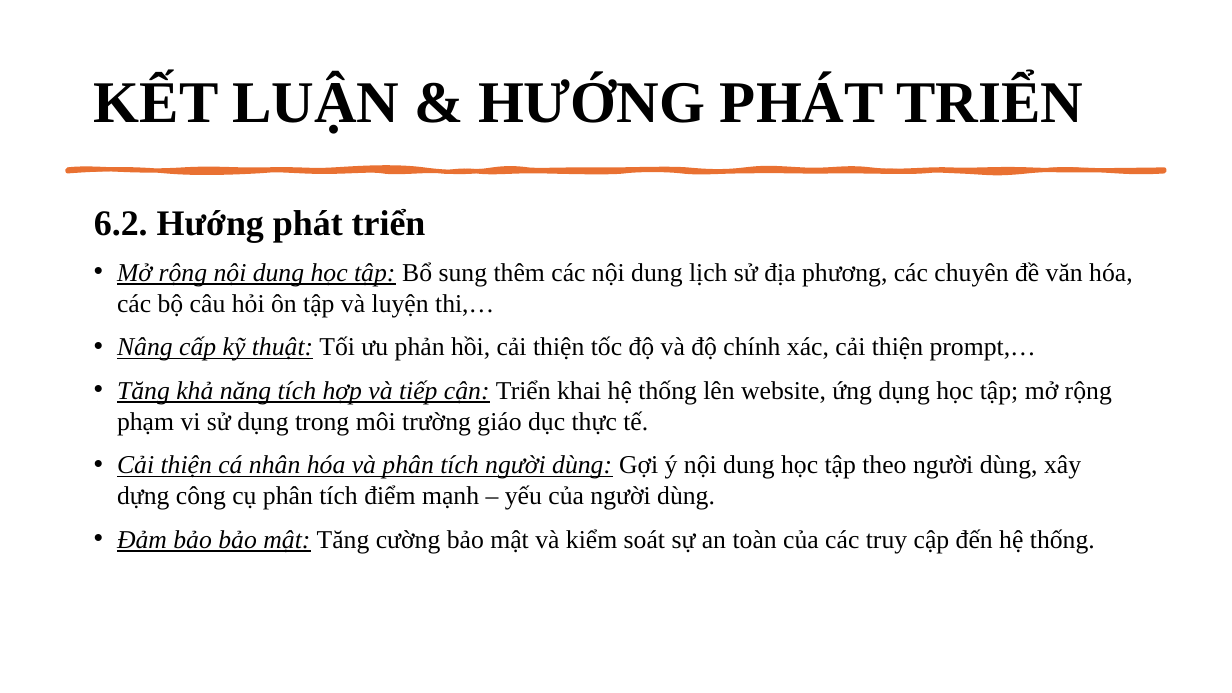
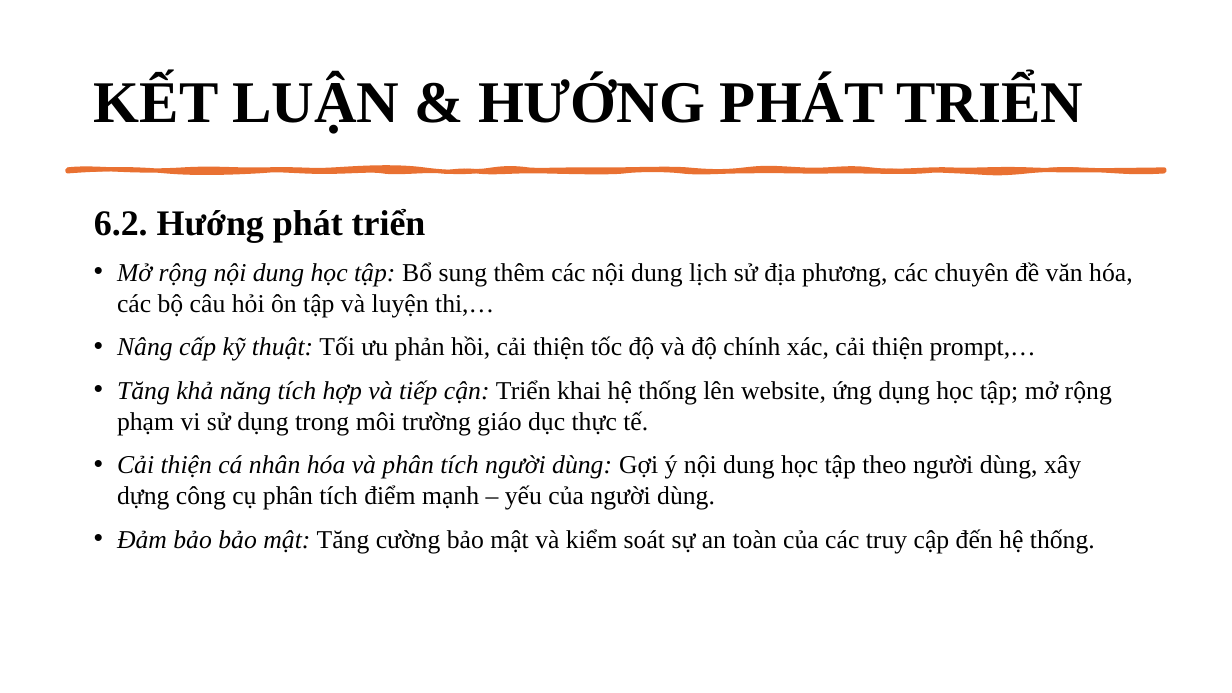
Before and after one commit to ngovanuc/Vietnamese_History_Chatbot, a slide deck: slide 31 of documents/slide bao cao v2.pptx. Drawn at 1232x693 pixels with LibreOffice and Linux fonts; fonts in the diff are those of the drawing. Boxes give left, top, right and bottom in pixels: in the first picture for what was removed or moved away, otherwise in the second. Text is boxed around its words. In the diff, an @@ line names an element or a change of style, - is before the commit and + after.

```diff
--- a/documents/slide bao cao v2.pptx
+++ b/documents/slide bao cao v2.pptx
@@ text at (117,262,1133,553): underline off in "Mở rộng nội dung học tập:", "Nâng cấp kỹ thuật:", "Tăng khả năng tích hợp và tiếp ...", "Cải thiện cá nhân hóa và phân ..." and 1 more places @@
```
Also in this commit, not shown: 1 other slide changed.
